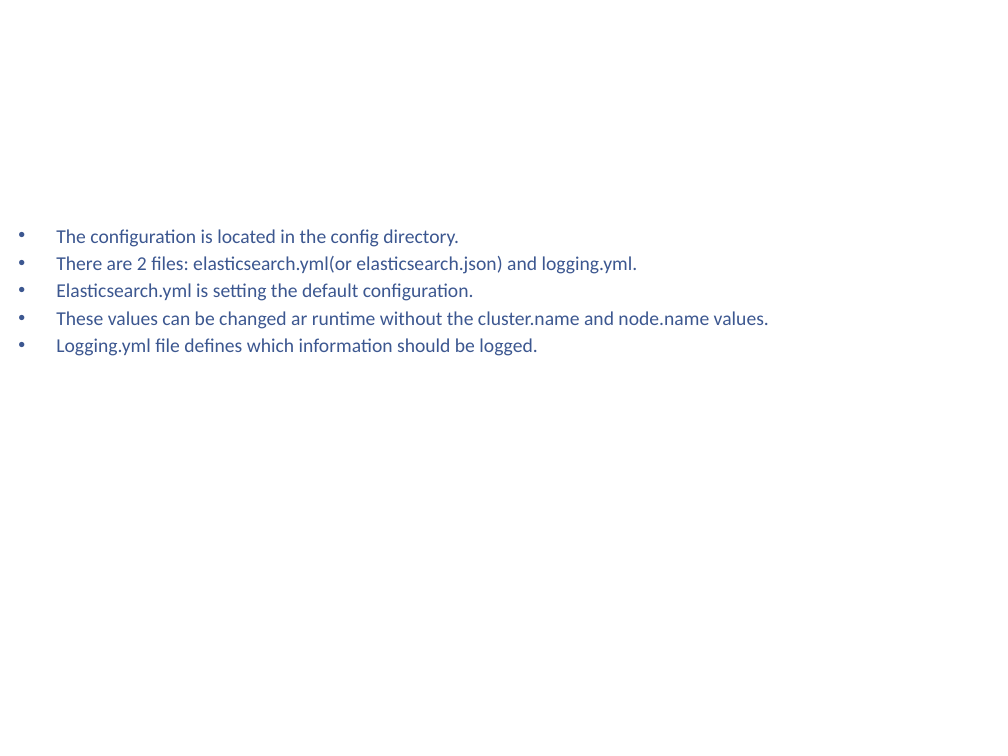
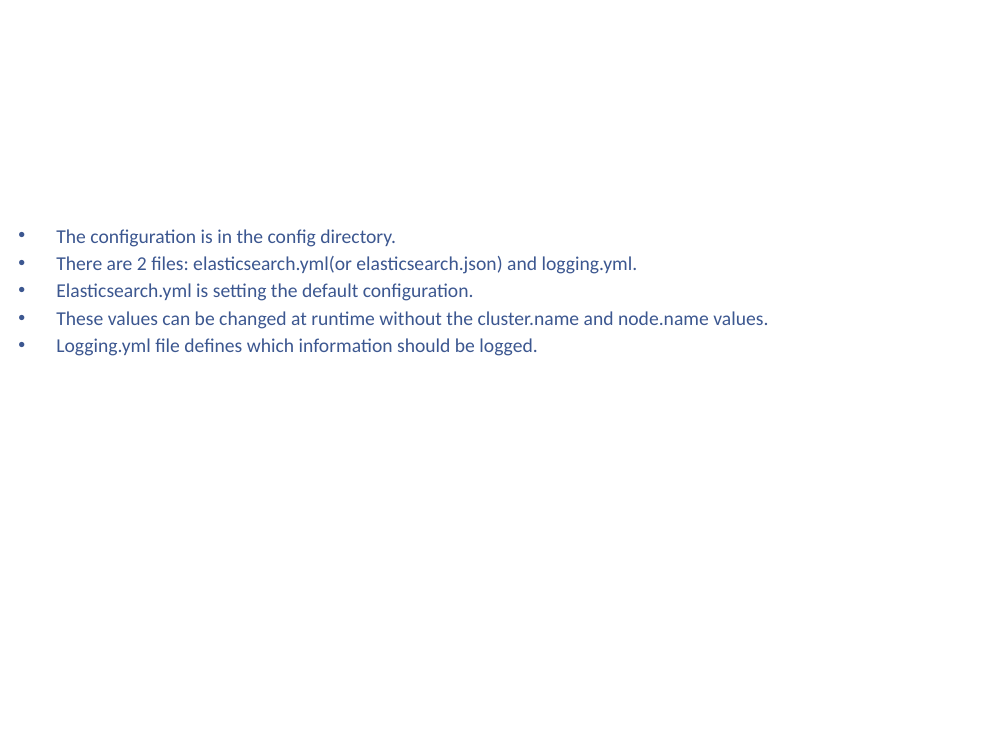
Before and after one commit to kenshincommon/ppts, a slide deck: slide 7 of Presentations/ElasticSearch/ElasticSearch.pptx. Drawn at 1008x756 pixels with LibreOffice and Linux fonts; fonts in the diff are those of the drawing; background and template pictures are left out. Boxes give left, top, right and bottom in pixels: in the first picture for what was removed or moved away, otherwise in the second. Text is boxed around its words. In the diff, an @@ line names an element or a change of style, - is before the commit and + after.

```diff
--- a/Presentations/ElasticSearch/ElasticSearch.pptx
+++ b/Presentations/ElasticSearch/ElasticSearch.pptx
@@ text at bbox=[56, 229, 396, 247]: text changed @@
-• The configuration is located in the config directory.
+• The configuration is in the config directory.
@@ text at bbox=[56, 311, 768, 329]: text changed @@
-• These values can be changed ar runtime without the cluster.name and node.name values.
+• These values can be changed at runtime without the cluster.name and node.name values.
```
Also in this commit, not shown: 12 other slides changed, 10 slides added, 11 other files.
